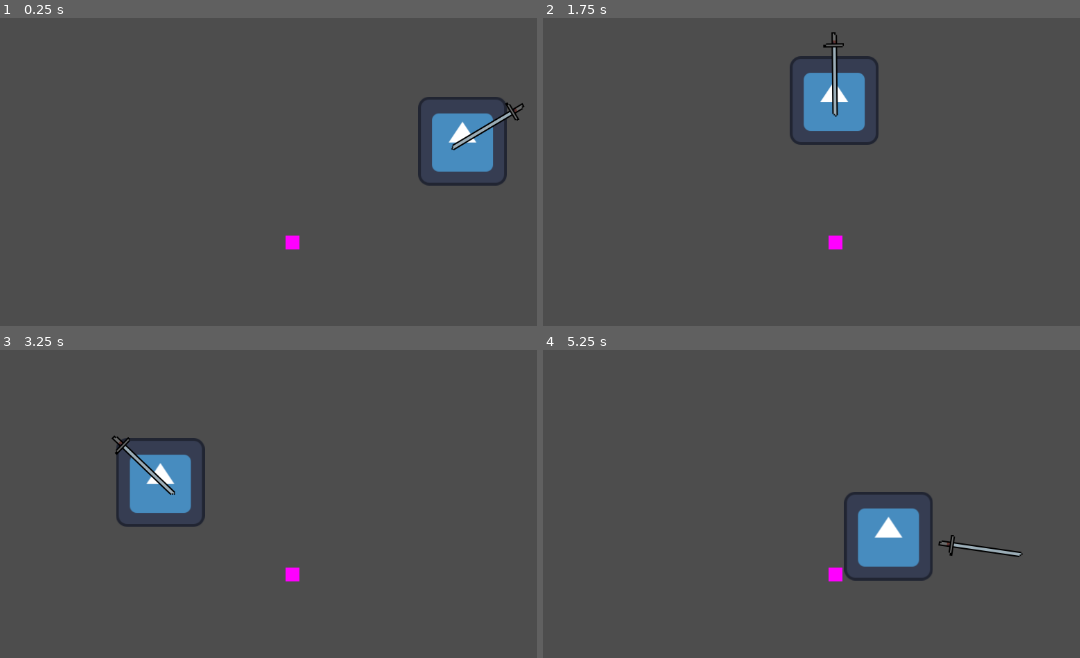
Above: before the commit, frames 1-4 (two rows, left to right).
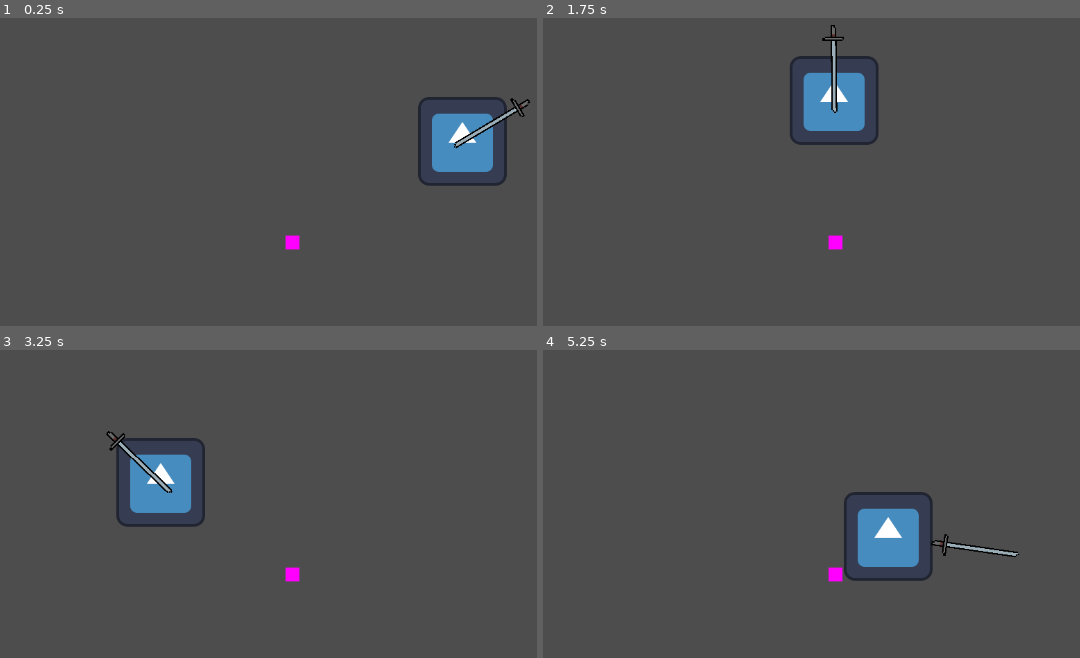
Above: after the commit, the same moments.

Repository: xjarlie/unics-game-jam-2024
Game: Godot game, scene res://main.tscn
The game is run twice, just before and just after one commit, with the same random seed, the same clock (stepped at 60 frames per second) and the same inputs. The engine's default icon, where the game draws it, is replaced by a stand-in: a white triangle on a blue panel in a dark square.
Inputs:
- Up to frame 1 (0.25 s): no input
- Up to frame 2 (1.75 s): hold Right (ui_right) 0.53-1.28 s; hold Down (ui_down) from 1.28 s (still down)
- Up to frame 3 (3.25 s): release Down (ui_down) at 2.03 s; hold Right (ui_right) 2.03-2.78 s; hold Up (ui_up) from 2.78 s (still down)
- Up to frame 4 (5.25 s): release Up (ui_up) at 3.53 s; hold Left (ui_left) 3.53-5.03 s; hold Down (ui_down) from 5.03 s (still down)

The runs differ from the first frame. In frame 1, 0.4% of the frame differs, in the area x 81-99%, y 25-50%; in frame 2, 0.3%; in frame 3, 0.4%; in frame 4, 0.4%, in the area x 58-90%, y 51-71%.

Commit message:
Added wind effects on sword stab

Diff:
--- a/priest-melee.tscn
+++ b/priest-melee.tscn
@@ -2,7 +2,7 @@
 
 [ext_resource type="Texture2D" uid="uid://b5dkrekk6d6y0" path="res://icon.svg" id="1_auiv7"]
 [ext_resource type="Script" path="res://priest_melee.gd" id="1_i0rww"]
-[ext_resource type="Texture2D" uid="uid://b6vsrjdpudtug" path="res://sword.png" id="3_d8nj4"]
+[ext_resource type="Texture2D" uid="uid://dmat0f662k4oy" path="res://sword-anim.png" id="3_jhymc"]
 
 [sub_resource type="RectangleShape2D" id="RectangleShape2D_lj6od"]
 size = Vector2(126, 128)
@@ -60,6 +60,18 @@
 "update": 1,
 "values": [true]
 }
+tracks/4/type = "value"
+tracks/4/imported = false
+tracks/4/enabled = true
+tracks/4/path = NodePath("Area2D/CollisionShape2D/Sprite2D:frame")
+tracks/4/interp = 1
+tracks/4/loop_wrap = true
+tracks/4/keys = {
+"times": PackedFloat32Array(0),
+"transitions": PackedFloat32Array(1),
+"update": 1,
+"values": [0]
+}
 
 [sub_resource type="Animation" id="Animation_q6ahe"]
 resource_name = "spear-stab"
@@ -71,7 +83,7 @@
 tracks/0/interp = 1
 tracks/0/loop_wrap = true
 tracks/0/keys = {
-"times": PackedFloat32Array(0, 0.4, 0.533333, 0.833333, 1.23333, 1.43333),
+"times": PackedFloat32Array(0, 0.4, 0.5, 0.833333, 1.23333, 1.43333),
 "transitions": PackedFloat32Array(1, 1, 1, 1, 1, 1),
 "update": 0,
 "values": [Vector2(-18, 0), Vector2(-63, 0), Vector2(133, 0), Vector2(133, 0), Vector2(-18, 0), Vector2(-18, 0)]
@@ -112,6 +124,18 @@
 "update": 1,
 "values": [true, false]
 }
+tracks/4/type = "value"
+tracks/4/imported = false
+tracks/4/enabled = true
+tracks/4/path = NodePath("Area2D/CollisionShape2D/Sprite2D:frame")
+tracks/4/interp = 1
+tracks/4/loop_wrap = true
+tracks/4/keys = {
+"times": PackedFloat32Array(0, 0.4, 0.466667, 0.533333, 0.6),
+"transitions": PackedFloat32Array(1, 1, 1, 1, 1),
+"update": 1,
+"values": [0, 1, 2, 1, 0]
+}
 
 [sub_resource type="AnimationLibrary" id="AnimationLibrary_4li7t"]
 _data = {
@@ -139,9 +163,11 @@
 disabled = true
 
 [node name="Sprite2D" type="Sprite2D" parent="Area2D/CollisionShape2D"]
-position = Vector2(0, 1)
+position = Vector2(9, 2)
 rotation = 3.14159
-texture = ExtResource("3_d8nj4")
+scale = Vector2(2.08698, 2.08698)
+texture = ExtResource("3_jhymc")
+hframes = 3
 
 [node name="AnimationPlayer" type="AnimationPlayer" parent="."]
 libraries = {
--- a/project.godot
+++ b/project.godot
@@ -57,3 +57,7 @@
 , Object(InputEventKey,"resource_local_to_scene":false,"resource_name":"","device":-1,"window_id":0,"alt_pressed":false …(183 unchanged characters)…
 ]
 }
+
+[rendering]
+
+textures/canvas_textures/default_texture_filter=0
Binary file added: sword-anim.png
Not shown, added: sword-anim.png.import
